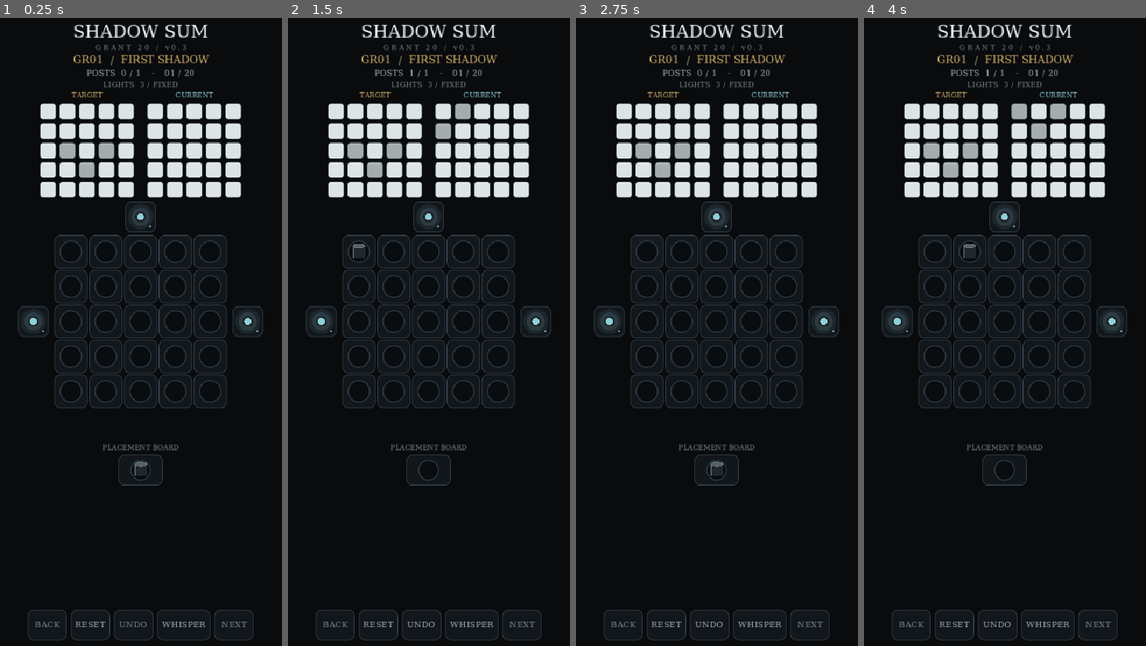
Above: before the commit, frames 1-4 (left to right).
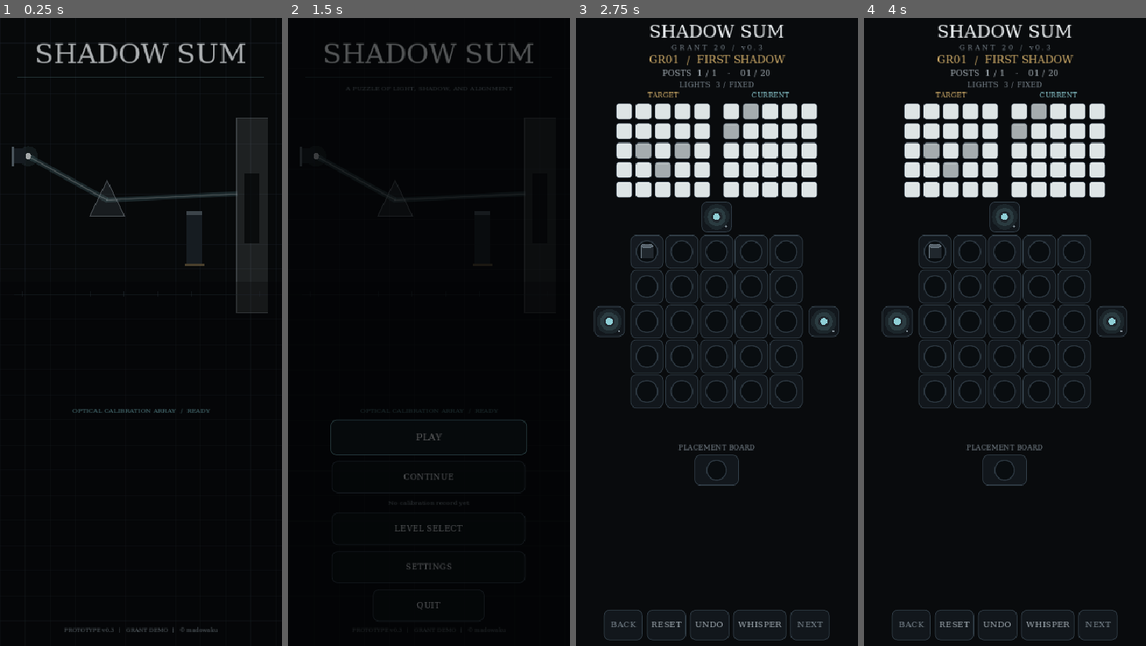
Above: after the commit, the same moments.

Repository: madowaku/shadow-sum
Game: Godot game, scene res://scenes/home.tscn
Same seed, same stepped clock (60 frames per second), same inputs: the game is played once before the commit and once after it. Before the commit the project starts from res://scenes/campaign.tscn.
Inputs (mouse positions are in pixels of both pictures, inside the frame that each line leads up to):
- Up to frame 1 (0.25 s): no input
- Up to frame 2 (1.5 s): click (358, 250) at 0.52 s; click (429, 438) at 1.25 s, where only the run after the commit has a clickable "PLAY"
- Up to frame 3 (2.75 s): click (646, 250) at 2.02 s
- Up to frame 4 (4 s): click (971, 250) at 2.77 s; click (1005, 250) at 3.52 s

The runs differ from the first frame. In frame 1, 16% of the frame differs, in the area x 4-95%, y 1-100%; in frame 2, 16%; in frame 3, 0.5%; in frame 4, 0.9%.

Commit message:
feat: boot into SHADOW SUM home

Diff:
--- a/project.godot
+++ b/project.godot
@@ -11,7 +11,7 @@
 [application]
 
 config/name="SHADOW SUM"
-run/main_scene="res://scenes/campaign.tscn"
+run/main_scene="res://scenes/home.tscn"
 config/features=PackedStringArray("4.7")
 
 [display]
